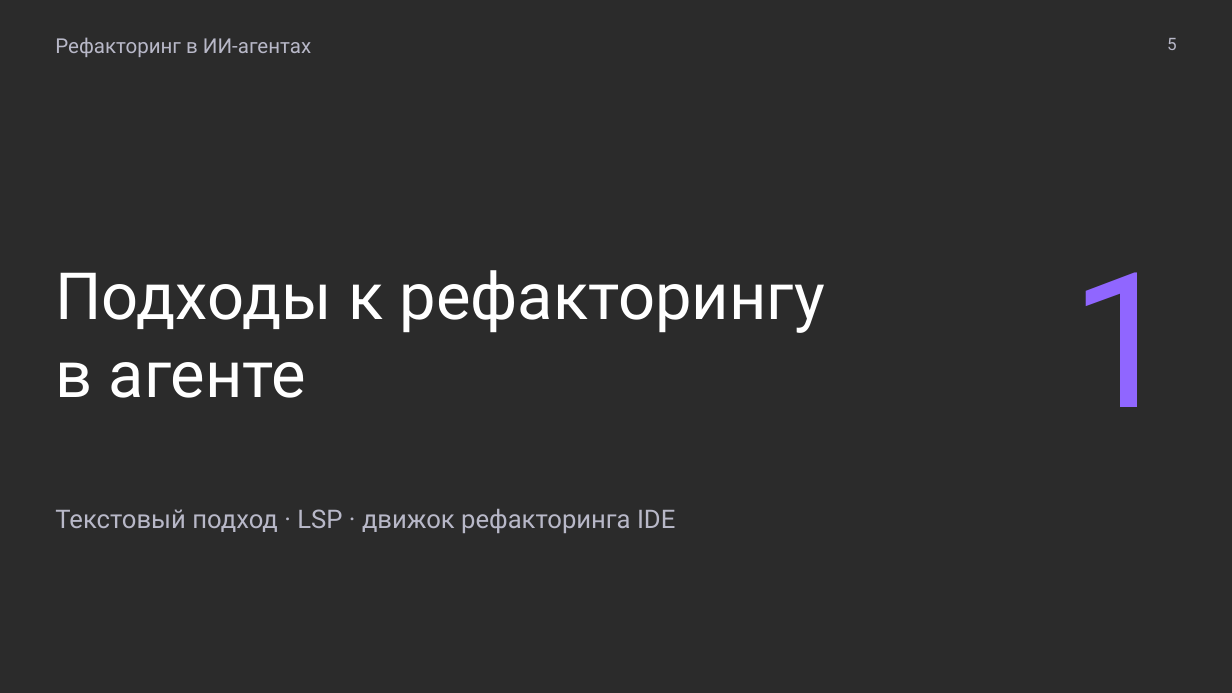
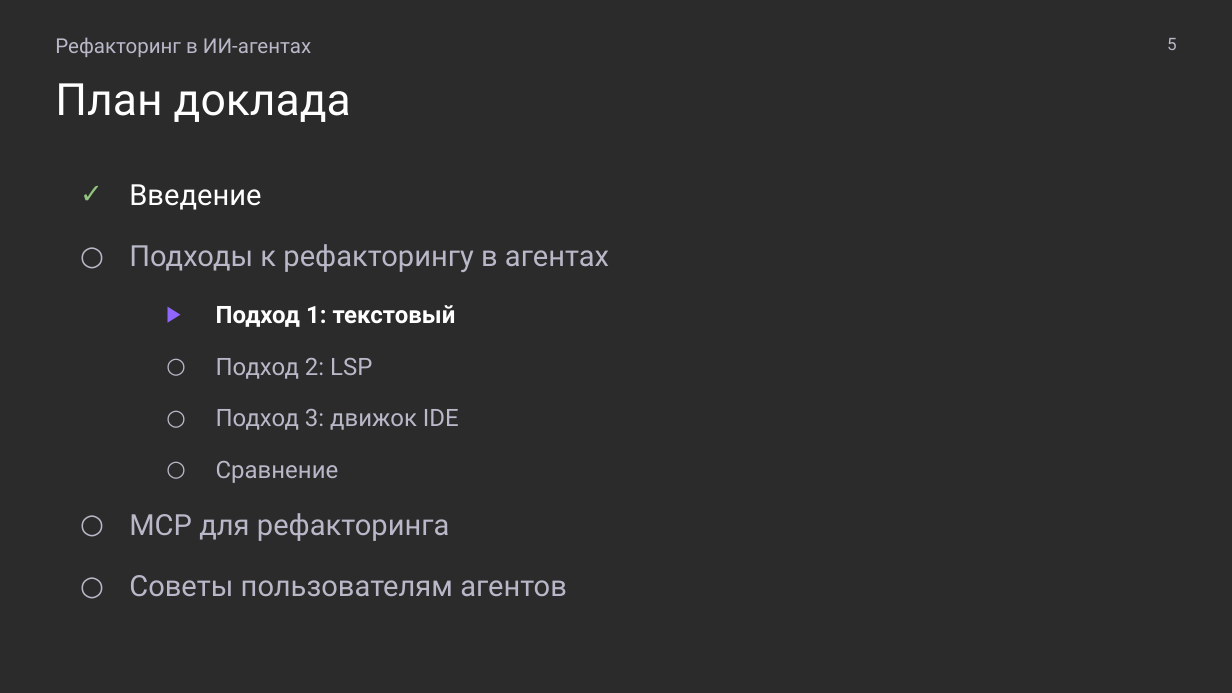
Before and after one commit to MchKosticyn/ide-refactoring-in-ai-agents, a slide deck: slide 5 of Доклад_ Рефакторинг в ИИ-агентах.pptx. Drawn at 1232x693 pixels with LibreOffice and Linux fonts; fonts in the diff are those of the drawing; background and template pictures are left out; a plain dark background stands for a picture behind light text. Boxes give left, top, right and bottom in pixels: in the first picture for what was removed or moved away, otherwise in the second. Text is boxed around its words. In the diff, an @@ line names an element or a change of style, - is before the commit and + after.

Commit message:
Pros/cons slide per approach, result tables with color semantics, plan-progress slides, short titles

```diff
--- a/Доклад_ Рефакторинг в ИИ-агентах.pptx
+++ b/Доклад_ Рефакторинг в ИИ-агентах.pptx
@@ text added at (55, 83, 351, 122), 26 pt, text #FFFFFF @@
+План доклада
@@ text added at (74, 172, 123, 222), 16 pt, text #93C47D, bold @@
+✓
@@ text added at (129, 184, 261, 210), 17 pt, text #FFFFFF @@
+Введение
@@ text added at (74, 234, 123, 283), 16 pt, text #B8B8C8, bold @@
+○
@@ text "Подходы к рефакторингу в агентах" at (129, 244, 609, 272): vertical alignment middle to top @@
@@ text at (129, 244, 609, 272): text changed; size 38 to 17 pt; text colour #FFFFFF to #B8B8C8 @@
-Подходы к рефакторингу в агенте
+Подходы к рефакторингу в агентах
@@ text added at (160, 296, 209, 339), 13 pt, text #9066FF, bold @@
+▶
@@ text removed at (1071, 272, 1177, 407) @@
-1
@@ text added at (216, 305, 456, 327), 14 pt, text #FFFFFF, bold @@
+Подход 1: текстовый
@@ text added at (160, 347, 209, 391), 13 pt, text #B8B8C8, bold @@
+○
@@ text added at (216, 358, 372, 379), 14 pt, text #B8B8C8 @@
+Подход 2: LSP
@@ text added at (160, 399, 209, 442), 13 pt, text #B8B8C8, bold @@
+○
@@ text at (216, 409, 459, 430): text changed; size 15 to 14 pt @@
-Текстовый подход · LSP · движок рефакторинга IDE
+Подход 3: движок IDE
@@ text added at (160, 451, 209, 494), 13 pt, text #B8B8C8, bold @@
+○
@@ text added at (216, 461, 339, 483), 14 pt, text #B8B8C8 @@
+Сравнение
@@ text added at (74, 503, 123, 552), 16 pt, text #B8B8C8, bold @@
+○
@@ text added at (129, 513, 450, 541), 17 pt, text #B8B8C8 @@
+MCP для рефакторинга
@@ text added at (74, 564, 123, 614), 16 pt, text #B8B8C8, bold @@
+○
@@ text added at (129, 575, 567, 596), 17 pt, text #B8B8C8 @@
+Советы пользователям агентов
```
Also in this commit, not shown: 21 other slides changed, 5 slides added, 2 other files.
